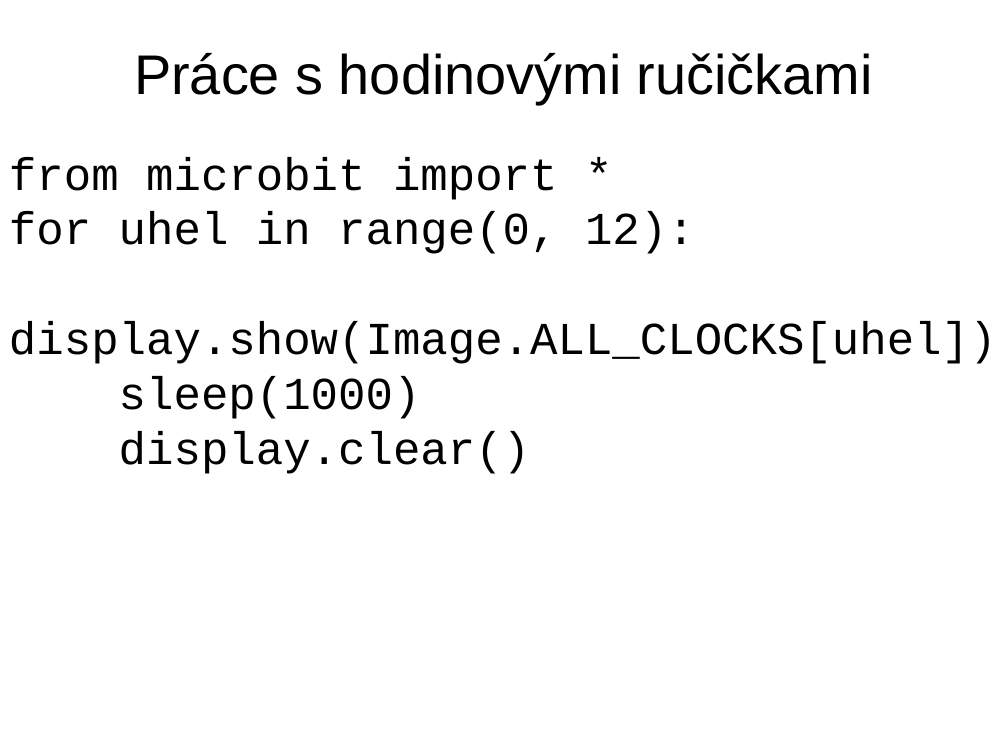
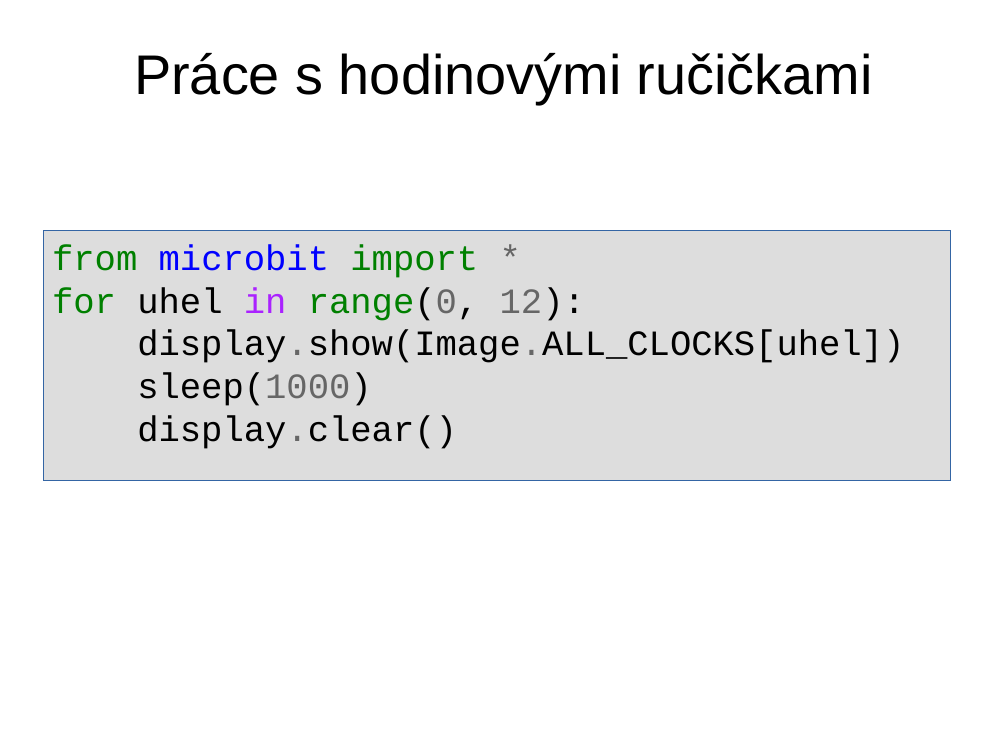
Before and after one commit to jipech/PRIM-microbit, a slide deck: slide 4 of 04-Poloha/01_Pro_ucitele/Prezentace/43-kompass.pptx. Drawn at 1008x756 pixels with LibreOffice and Linux fonts; fonts in the diff are those of the drawing; background and template pictures are left out. Boxes give left, top, right and bottom in pixels: in the first picture for what was removed or moved away, otherwise in the second. Text is boxed around its words. In the diff, an @@ line names an element or a change of style, - is before the commit and + after.

```diff
--- a/04-Poloha/01_Pro_ucitele/Prezentace/43-kompass.pptx
+++ b/04-Poloha/01_Pro_ucitele/Prezentace/43-kompass.pptx
@@ rectangle "from microbit import *": place and size @@
-rectangle "from microbit import *" at (9,157,996,474)
+rectangle "from microbit import *" at (43,231,950,480)
@@ rectangle "from microbit import *" at (43,231,950,480): size 36 to 28 pt; text colour #000000 to #008000 in "from import", "for range(0,"; text colour #000000 to #0000FF in "microbit"; text colour #000000 to #666666 in "*", "range(0, 12):", "display.show(Image.ALL_CLOCKS[uhel])", "sleep(1000)" and 1 more places; text colour #000000 to #AA22FF in "in"; fill none to #DDDDDD; outline none to #3465A4 0.75 pt @@
```
Also in this commit, not shown: 3 other slides changed, 41 other files.
